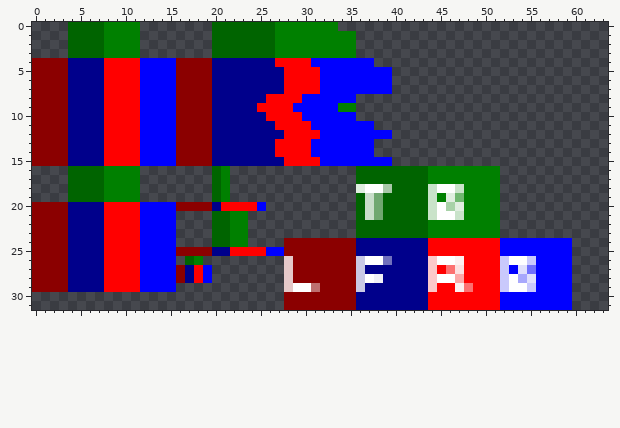
Two states of a pixel-art sprite, Custom Zombie Texturemap.png. That is the earlier state.
The file is 64x32 pixels. Colours within 5 levels of each other are drawn and written as one.
Once edited:
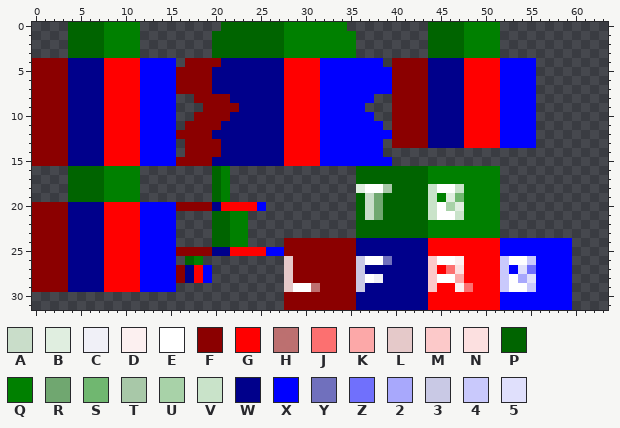
Palette (. is transparent): A #cadecafe  B #e1efe1fe  C #f1f1f8fe  D #fdf1f1fe  E #ffffff  F #8b0000  G #ff0000  H #bd7070fe  J #fd7070fe  K #fda8a8fe  L #e6cacafe  M #fdcacafe  N #fde1e1fe  P #006400  Q #008000  R #70a770fe  S #70b770fe  T #a8c9a8fe  U #a8d3a8fe  V #cae4cafe  W #00008b  X #0000ff  Y #7070bdfe  Z #7070fdfe  2 #a8a8fdfe  3 #cacae6fe  4 #cacafdfe  5 #e1e1fdfe
Difference:
@@ x 14..57 @@
- 0 ......PPPPPPPQQQQQQQ........................
- 1 ......PPPPPPPQQQQQQQQQ......................
- 2 ......PPPPPPPQQQQQQQQQ......................
- 3 ......PPPPPPPQQQQQQQQQ......................
- 4 XXFFFFWWWWWWWGGGGXXXXXXX....................
- 5 XXFFFFWWWWWWWWGGGGXXXXXXXX..................
- 6 XXFFFFWWWWWWWWGGGGXXXXXXXX..................
- 7 XXFFFFWWWWWWWWGGGGXXXXXXXX..................
- 8 XXFFFFWWWWWWGGGGXXXXXX......................
- 9 XXFFFFWWWWWGGGGXXXXXQQ......................
-10 XXFFFFWWWWWWGGGGXXXXXX......................
-11 XXFFFFWWWWWWWGGGGXXXXXXX....................
-12 XXFFFFWWWWWWWWGGGGXXXXXXXX..................
-13 XXFFFFWWWWWWWGGGGXXXXXXX....................
-14 XXFFFFWWWWWWWGGGGXXXXXXX....................
+ 0 .......PPPPPPPQQQQQQQ.........PPPPQQQQ......
+ 1 ......PPPPPPPPQQQQQQQQ........PPPPQQQQ......
+ 2 ......PPPPPPPPQQQQQQQQ........PPPPQQQQ......
+ 3 ......PPPPPPPPQQQQQQQQ........PPPPQQQQ......
+ 4 XX.FFFFWWWWWWWGGGGXXXXXXX.FFFFWWWWGGGGXXXX..
+ 5 XXFFFFWWWWWWWWGGGGXXXXXXXXFFFFWWWWGGGGXXXX..
+ 6 XXFFFFWWWWWWWWGGGGXXXXXXXXFFFFWWWWGGGGXXXX..
+ 7 XXFFFFWWWWWWWWGGGGXXXXXXXXFFFFWWWWGGGGXXXX..
+ 8 XX..FFFFWWWWWWGGGGXXXXXX..FFFFWWWWGGGGXXXX..
+ 9 XX...FFFFWWWWWGGGGXXXXX...FFFFWWWWGGGGXXXX..
+10 XX..FFFFWWWWWWGGGGXXXXXX..FFFFWWWWGGGGXXXX..
+11 XX.FFFFWWWWWWWGGGGXXXXXXX.FFFFWWWWGGGGXXXX..
+12 XXFFFFWWWWWWWWGGGGXXXXXXXXFFFFWWWWGGGGXXXX..
+13 XX.FFFFWWWWWWWGGGGXXXXXXX.FFFFWWWWGGGGXXXX..
+14 XX.FFFFWWWWWWWGGGGXXXXXXX...................
 15 XXFFFFWWWWWWWWGGGGXXXXXXXX..................
Where, in picture pixels (left, top, right, bottom), the same in both pictures:
changed: (176, 22, 536, 157)
